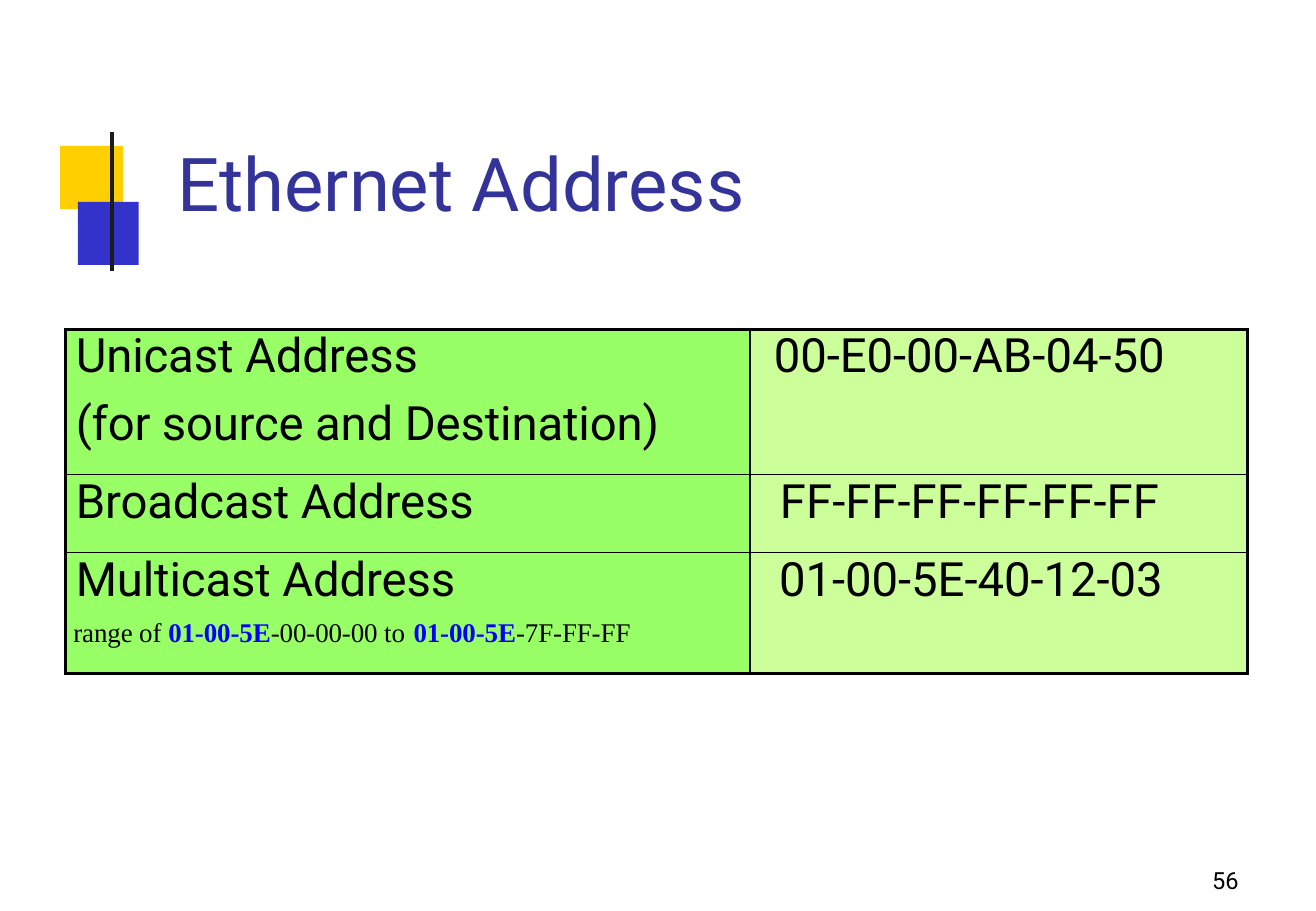
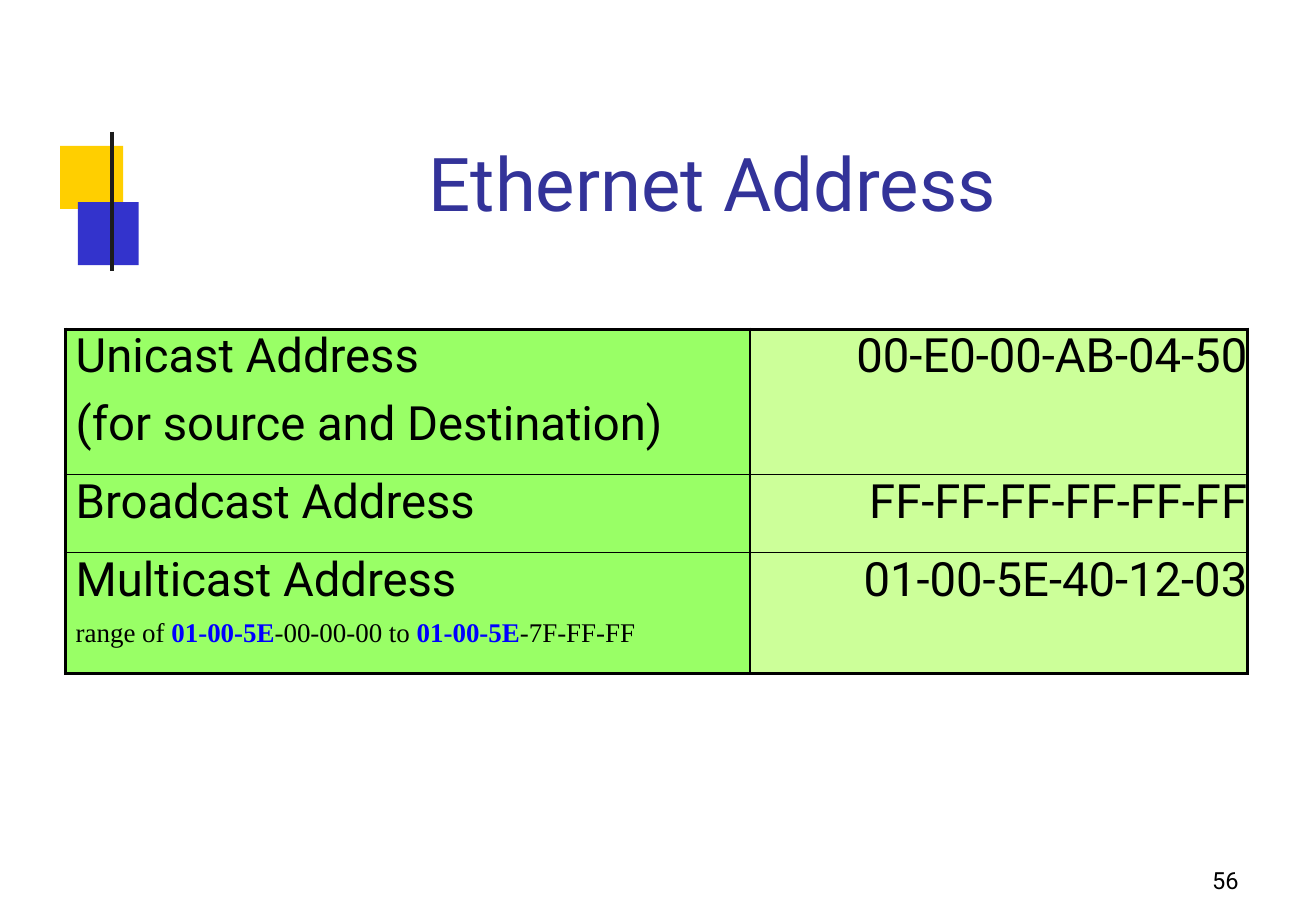
Before and after one commit to Al0nesauurs/etc, a slide deck: slide 56 of networkStudy/2015-01-204421-introduction.pptx. Drawn at 1316x911 pixels with LibreOffice and Linux fonts; fonts in the diff are those of the drawing; background and template pictures are left out. Boxes give left, top, right and bottom in pixels: in the first picture for what was removed or moved away, otherwise in the second. Text is boxed around its words. In the diff, an @@ line names an element or a change of style, - is before the commit and + after.

Commit message:
lecture 1

```diff
--- a/networkStudy/2015-01-204421-introduction.pptx
+++ b/networkStudy/2015-01-204421-introduction.pptx
@@ title "Ethernet Address" at (x1=429, y1=155, x2=995, y2=212): alignment left to centre @@
@@ table at (x1=66, y1=329, x2=1247, y2=674) @@
@@ letter spacing -0.1 to 0 pt in "Unicast Address", "(for source and Destination)", "00-E0-00-AB-04-50", "Broadcast Address" and 4 more places @@
@@ letter spacing -0.6 to 0 pt in "00-E0-00-AB-04-50" @@
@@ letter spacing 0.1 to 0 pt in "00-E0-00-AB-04-50", "FF-FF-FF-FF-FF-FF", "01-00-5E-40-12-03" @@
@@ indent changed @@
```
Also in this commit, not shown: 68 other slides changed.
